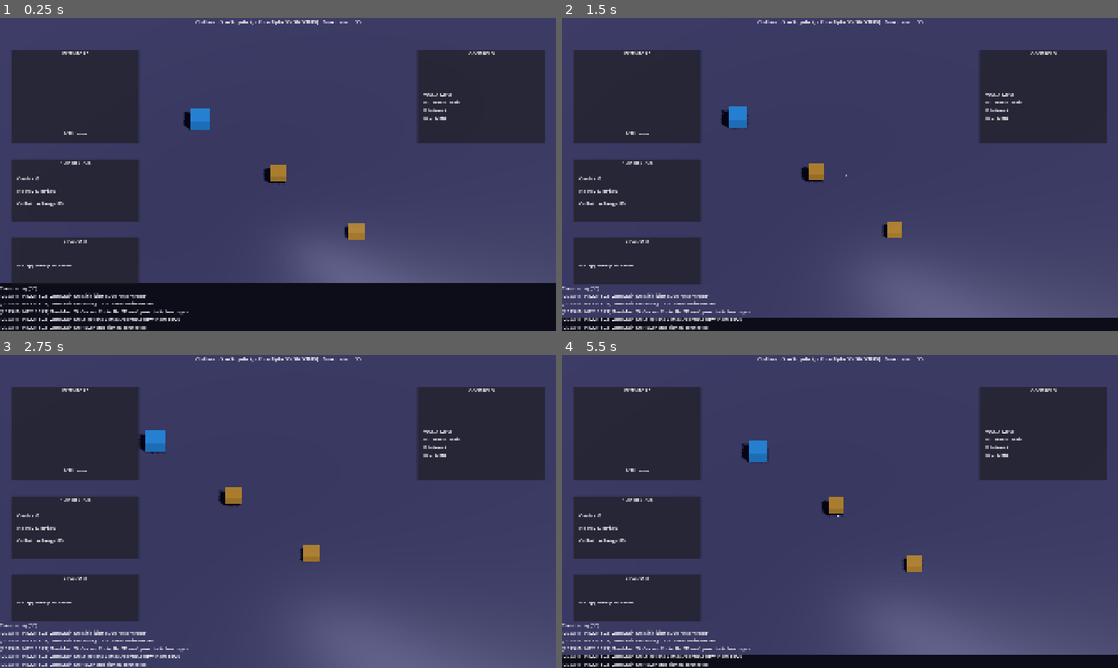
Above: before the commit, frames 1-4 (two rows, left to right).
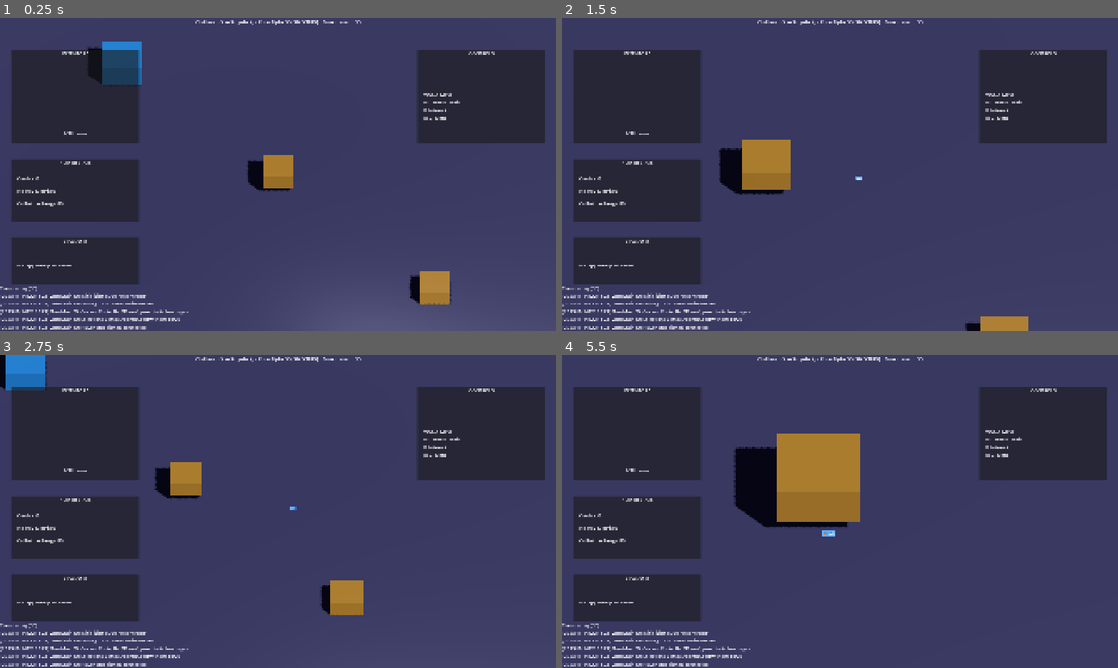
Above: after the commit, the same moments.

Repository: astrogirlnim/Children_of_Singularity
Game: Godot game, scene res://scenes/zones/ZoneMain3D.tscn
Same seed, same stepped clock (60 frames per second), same inputs: the game is played once before the commit and once after it.
Inputs (mouse positions are in pixels of both pictures, inside the frame that each line leads up to):
- Up to frame 1 (0.25 s): no input
- Up to frame 2 (1.5 s): move the mouse to (962, 158) at 0.52 s; hold D (move_right) 0.53-1.28 s; hold Q (zoom_in, bound only after the commit) 0.53-1.28 s; click (962, 158) at 0.67 s; tap R (zoom_out, bound only after the commit) at 0.8, 1.35 s; move the mouse to (728, 190) at 1.27 s; hold S (move_down) from 1.28 s (still down); click (728, 190) at 1.42 s
- Up to frame 3 (2.75 s): tap Q (zoom_in, bound only after the commit) at 1.55 s; move the mouse to (333, 442) at 2.02 s; release S (move_down) at 2.03 s; hold D (move_right) from 2.03 s (still down); hold R (zoom_out, bound only after the commit) from 2.03 s (still down); tap E (collect) at 2.1 s; click (333, 442) at 2.17 s
- Up to frame 4 (5.5 s): move the mouse to (812, 574) at 2.77 s; release D (move_right) at 2.78 s; release R (zoom_out, bound only after the commit) at 2.78 s; hold W (move_up) 2.78-3.53 s; tap F (interact) at 2.85 s; click (812, 574) at 2.92 s; tap Q (zoom_in, bound only after the commit) at 3.05, 4.55 s; move the mouse to (1006, 558) at 3.52 s; hold Q (zoom_in, bound only after the commit) 3.53-4.28 s; hold A (move_left) 3.53-5.03 s; click (1006, 558) at 3.67 s; tap R (zoom_out, bound only after the commit) at 3.8, 4.35, 5.3 s; move the mouse to (673, 464) at 4.27 s; click (673, 464) at 4.42 s; move the mouse to (867, 511) at 5.02 s; hold S (move_down) from 5.03 s (still down); hold Q (zoom_in, bound only after the commit) from 5.03 s (still down); click (867, 511) at 5.17 s

The runs differ from the first frame. In frame 1, 19% of the frame differs, in the area x 0-100%, y 7-100%; in frame 2, 9.5%; in frame 3, 5.3%; in frame 4, 14%.

Commit message:
Add zoom controls and improve camera scaling for better visibility

Diff:
--- a/project.godot
+++ b/project.godot
@@ -69,6 +69,18 @@
 "events": [Object(InputEventKey,"resource_local_to_scene":false,"resource_name":"","device":0,"window_id":0,"alt_presse …(189 unchanged characters)…
 ]
 }
+zoom_in={
+"deadzone": 0.5,
+"events": [Object(InputEventKey,"resource_local_to_scene":false,"resource_name":"","device":0,"window_id":0,"alt_pressed":false,"shift_pressed":false,"ctrl_pressed":false,"meta_pressed":false,"pressed":false,"keycode":0,"physical_keycode":81,"key_label":0,"unicode":0,"location":0,"echo":false,"script":null)
+, Object(InputEventMouseButton,"resource_local_to_scene":false,"resource_name":"","device":-1,"window_id":0,"alt_pressed":false,"shift_pressed":false,"ctrl_pressed":false,"meta_pressed":false,"button_mask":0,"position":Vector2(0, 0),"global_position":Vector2(0, 0),"factor":1.0,"button_index":4,"canceled":false,"pressed":false,"double_click":false,"script":null)
+]
+}
+zoom_out={
+"deadzone": 0.5,
+"events": [Object(InputEventKey,"resource_local_to_scene":false,"resource_name":"","device":0,"window_id":0,"alt_pressed":false,"shift_pressed":false,"ctrl_pressed":false,"meta_pressed":false,"pressed":false,"keycode":0,"physical_keycode":82,"key_label":0,"unicode":0,"location":0,"echo":false,"script":null)
+, Object(InputEventMouseButton,"resource_local_to_scene":false,"resource_name":"","device":-1,"window_id":0,"alt_pressed":false,"shift_pressed":false,"ctrl_pressed":false,"meta_pressed":false,"button_mask":0,"position":Vector2(0, 0),"global_position":Vector2(0, 0),"factor":1.0,"button_index":5,"canceled":false,"pressed":false,"double_click":false,"script":null)
+]
+}
 
 [layer_names]
 
--- a/scripts/CameraController3D.gd
+++ b/scripts/CameraController3D.gd
@@ -12,10 +12,10 @@
 @export var enable_smoothing: bool = true
 
 ## Zoom settings
-@export var default_zoom: float = 80.0
-@export var min_zoom: float = 20.0
-@export var max_zoom: float = 120.0
-@export var zoom_speed: float = 5.0
+@export var default_zoom: float = 40.0
+@export var min_zoom: float = 15.0
+@export var max_zoom: float = 80.0
+@export var zoom_speed: float = 20.0
 
 ## Camera shake settings
 @export var shake_fade_speed: float = 5.0
@@ -117,10 +117,17 @@
 		camera.position = Vector3.ZERO
 
 func _handle_zoom_input(delta: float) -> void:
-	"""Handle zoom input controls - disabled for now"""
-	# TODO: Add zoom_in and zoom_out actions to input map
-	# For now, zoom will be controlled via mouse wheel and API calls
-	pass
+	"""Handle zoom input controls"""
+	var zoom_input = 0.0
+
+	if Input.is_action_pressed("zoom_in"):
+		zoom_input = -1.0
+	elif Input.is_action_pressed("zoom_out"):
+		zoom_input = 1.0
+
+	if zoom_input != 0.0:
+		set_zoom(current_zoom + zoom_input * zoom_speed * delta)
+		_log_message("CameraController3D: Zoom adjusted to %.1f" % current_zoom)
 
 func set_zoom(new_zoom: float) -> void:
 	"""Set camera zoom level"""
